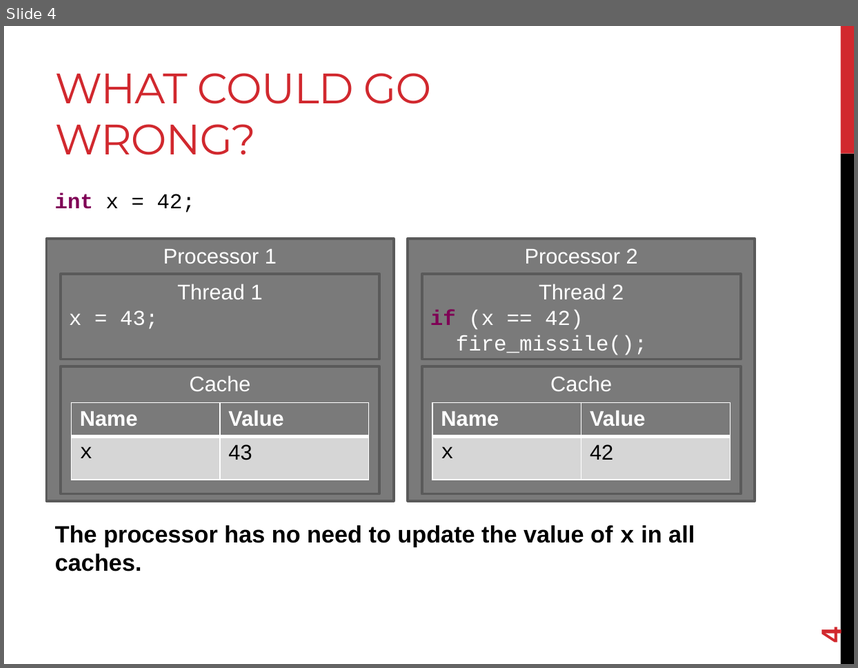
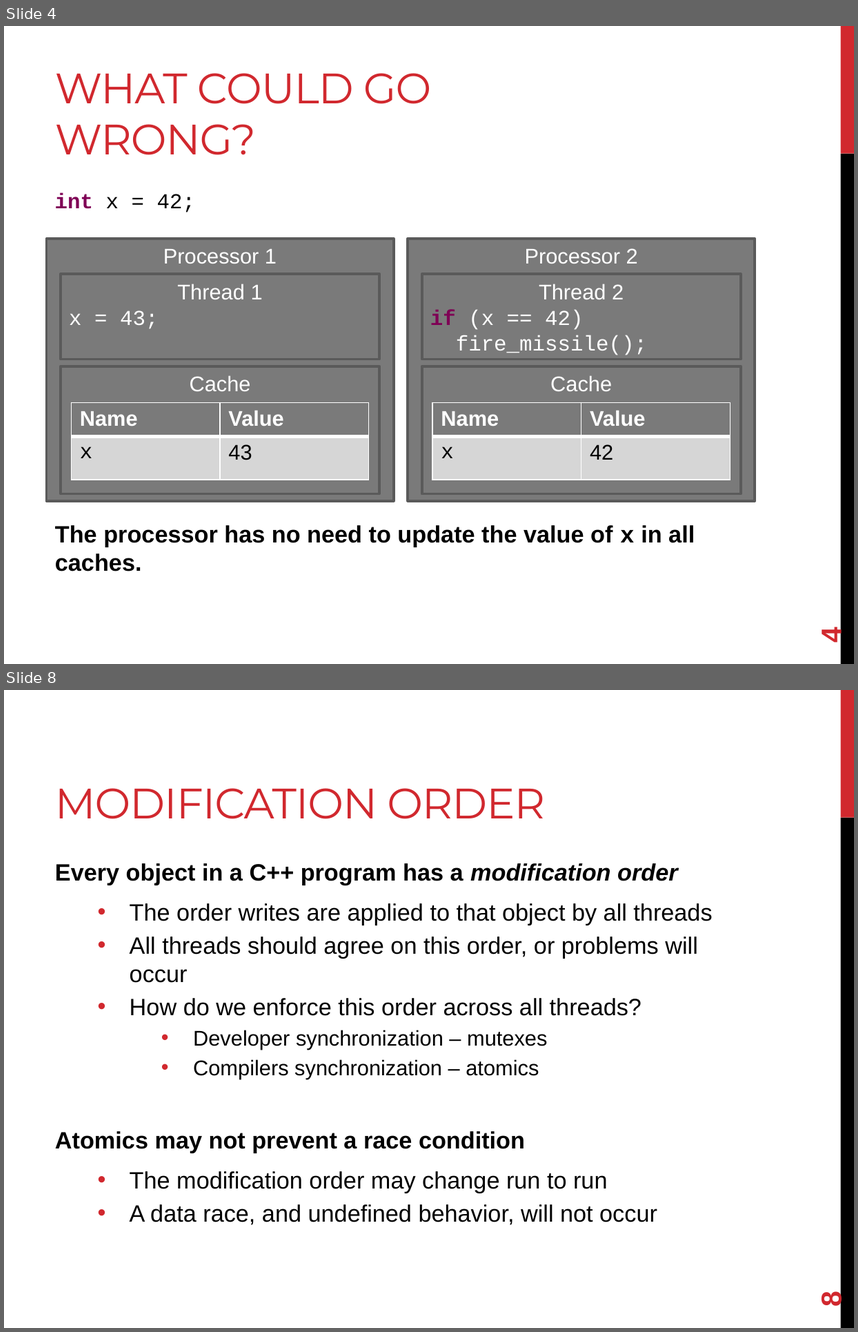
Before and after one commit to joshpeterson/DevelopingConcurrentSoftware, a slide deck: Lectures/Atomics/Atomics.pptx. Shown one above the other, each under a label of ours: slide 4 before the commit, slides 4 and 8 after it; the slides between them are not shown. The pictures are 858x668 and 858x1332 pixels, drawn with LibreOffice and Linux fonts; fonts in the diff are those of the drawing. Boxes give left, top, right and bottom in pixels: in the first picture for what was removed or moved away, otherwise in the second. Text is boxed around its words. In the diff, an @@ line names an element or a change of style, - is before the commit and + after.

Commit message:
Update the atomics lecture
* Add incformation about the memory model
* Define the std::atomic template
* Provide an example checking for lock-free status of an atomic

```diff
--- a/Lectures/Atomics/Atomics.pptx
+++ b/Lectures/Atomics/Atomics.pptx
@@ slide 8 added at [4, 690, 854, 1328], background #FFFFFF; not listed: 2 template elements that a slide beside it also shows @@
@@ title added at [55, 788, 545, 819], 36 pt, text #D1282E @@
+MODIFICATION ORDER
@@ text added at [55, 863, 712, 1225], 20 pt, text #000000 @@
+Every object in a C++ program has a modification order
+  • The order writes are applied to that object by all threads
+  • All threads should agree on this order, or problems will occur
+  • How do we enforce this order across all threads?
+    • Developer synchronization – mutexes
+    • Compilers synchronization – atomics
+Atomics may not prevent a race condition
+  • The modification order may change run to run
+  • A data race, and undefined behavior, will not occur
@@ page number added at [815, 1292, 847, 1307], 24 pt, text #D1282E, bold @@
+8
```
Also in this commit, not shown: 2 slides changed, 2 other slides added, 12 other files.
